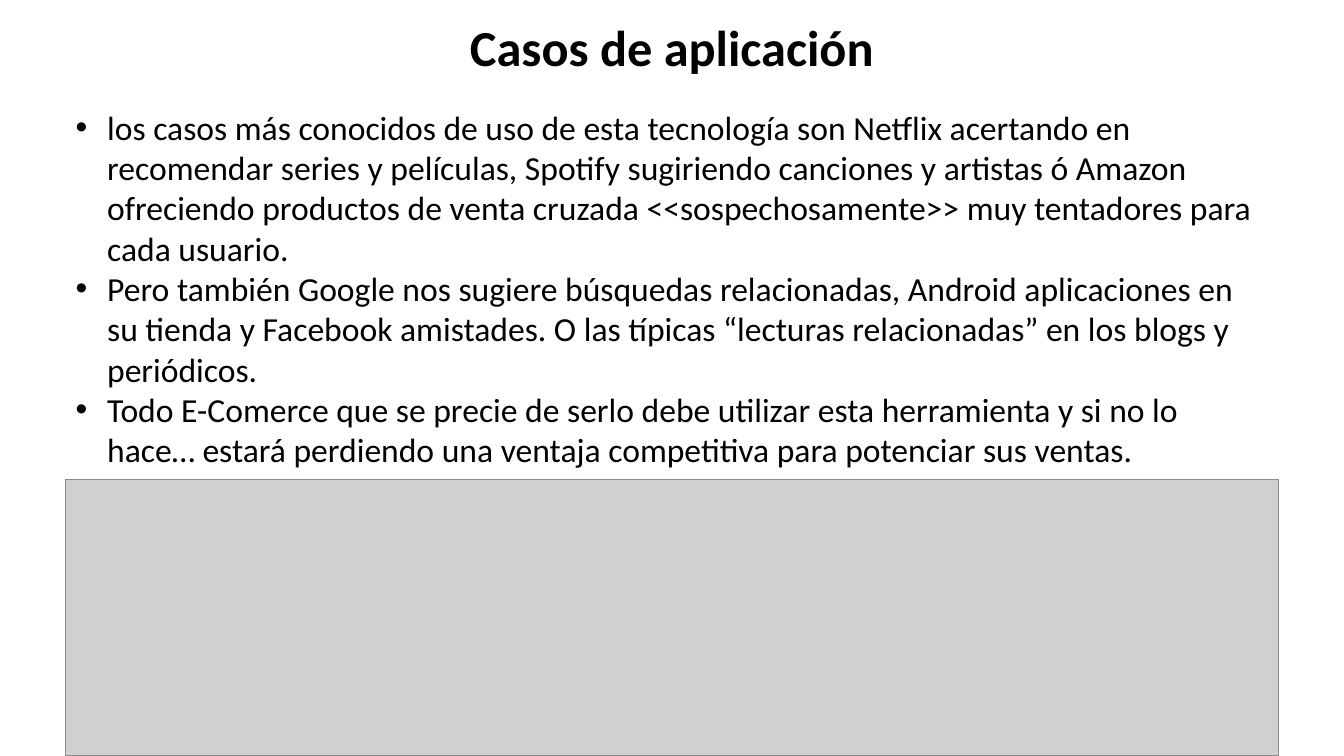
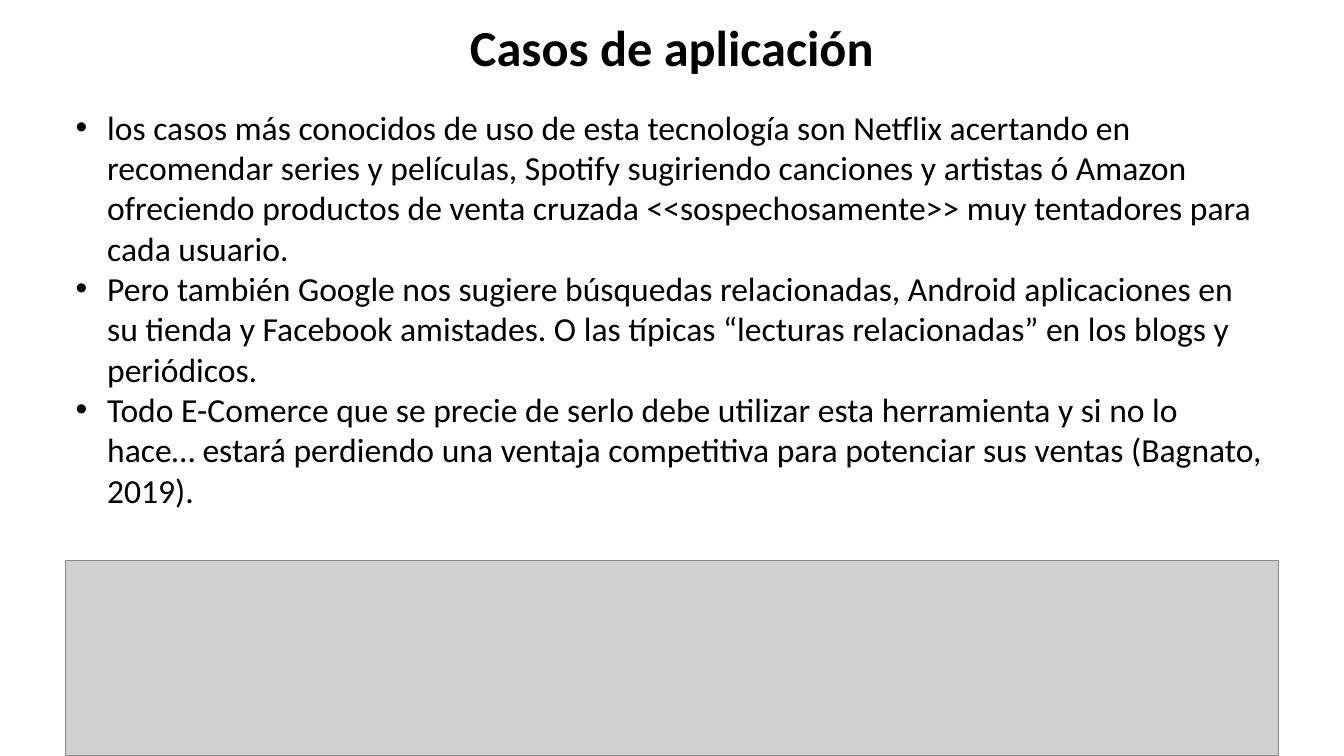
Before and after one commit to osoriopedro/um_fac_ing_semillero_IA, a slide deck: slide 21 of Sistema_Recomendacion/Presentacion_Sistema_Recomendación.pptx (slide 10 before the commit). Drawn at 1344x756 pixels with LibreOffice and Linux fonts; fonts in the diff are those of the drawing; grey boxes stand for pictures; background and template pictures are left out. Boxes give left, top, right and bottom in pixels: in the first picture for what was removed or moved away, otherwise in the second. Text is boxed around its words. In the diff, an @@ line names an element or a change of style, - is before the commit and + after.

```diff
--- a/Sistema_Recomendacion/Presentacion_Sistema_Recomendación.pptx
+++ b/Sistema_Recomendacion/Presentacion_Sistema_Recomendación.pptx
@@ text at [107,398,1261,508]: text changed @@
-• Todo E-Comerce que se precie de serlo debe utilizar esta herramienta y si no lo hace… estará perdiendo una ventaja competitiva para potenciar sus ventas.
+• Todo E-Comerce que se precie de serlo debe utilizar esta herramienta y si no lo hace… estará perdiendo una ventaja competitiva para potenciar sus ventas (Bagnato, 2019).
@@ picture: place and size @@
-picture at [66,479,1278,756]
+picture at [66,561,1278,756]
```
Also in this commit, not shown: 7 other slides changed, 11 slides added.
